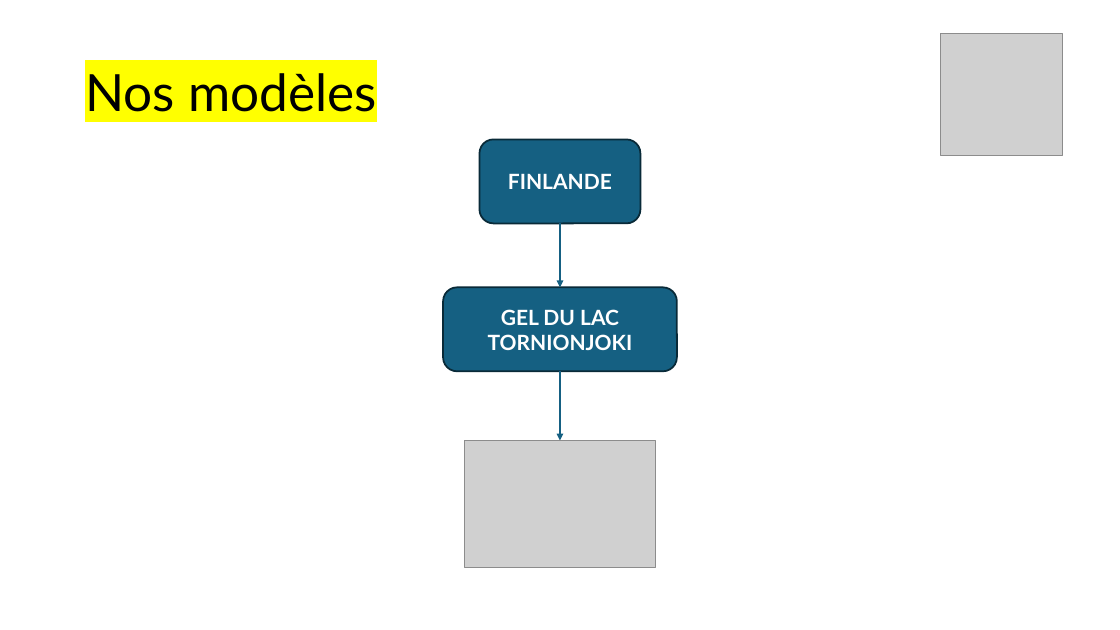
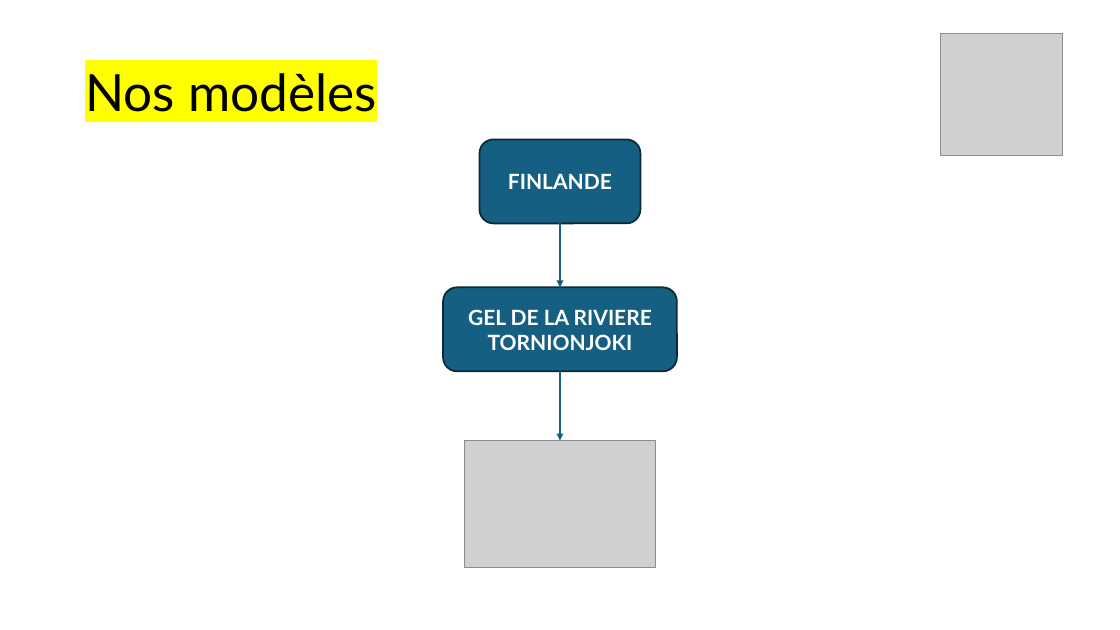
Before and after one commit to maxime-sfn/paleoclimat, a slide deck: slide 22 of PALEOCLIMATOLOGIE_presentation_DU_PROEJET.pptx. Drawn at 1120x630 pixels with LibreOffice and Linux fonts; fonts in the diff are those of the drawing; grey boxes stand for pictures. Boxes give left, top, right and bottom in pixels: in the first picture for what was removed or moved away, otherwise in the second. Text is boxed around its words. In the diff, an @@ line names an element or a change of style, - is before the commit and + after.

```diff
--- a/PALEOCLIMATOLOGIE_presentation_DU_PROEJET.pptx
+++ b/PALEOCLIMATOLOGIE_presentation_DU_PROEJET.pptx
@@ text in rounded rectangle at (468, 309, 652, 350): text changed @@
-GEL DU LAC TORNIONJOKI
+GEL DE LA RIVIERE TORNIONJOKI
```
Also in this commit, not shown: 17 other slides changed.
